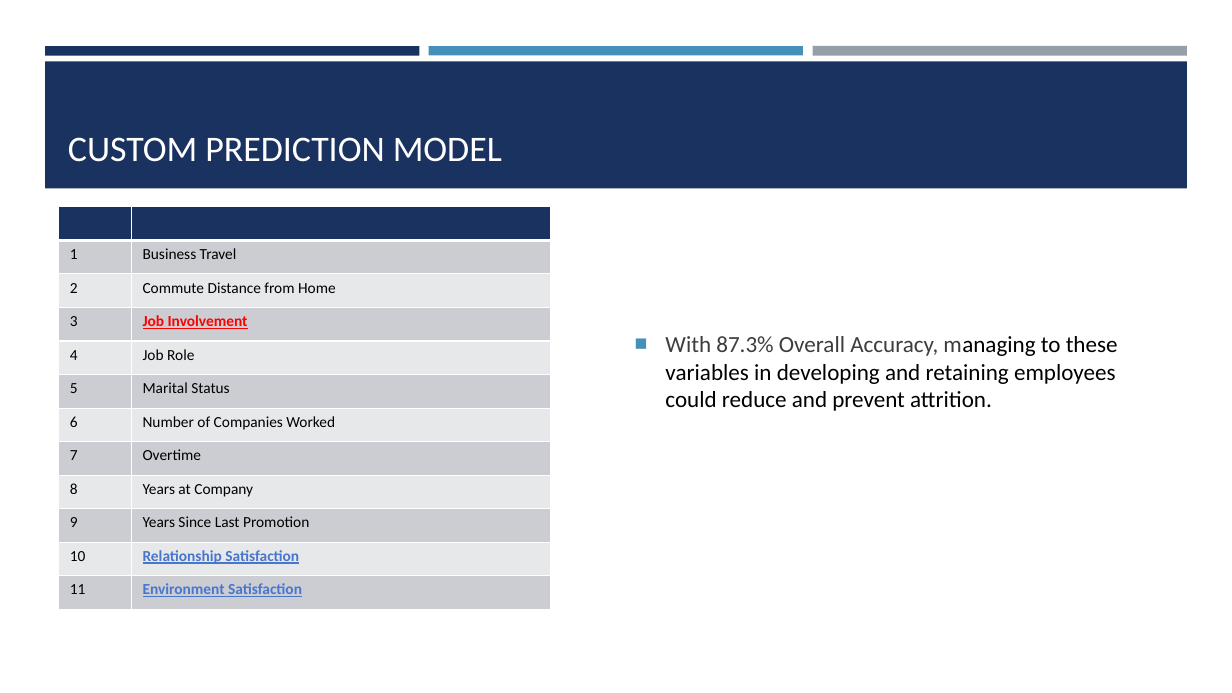
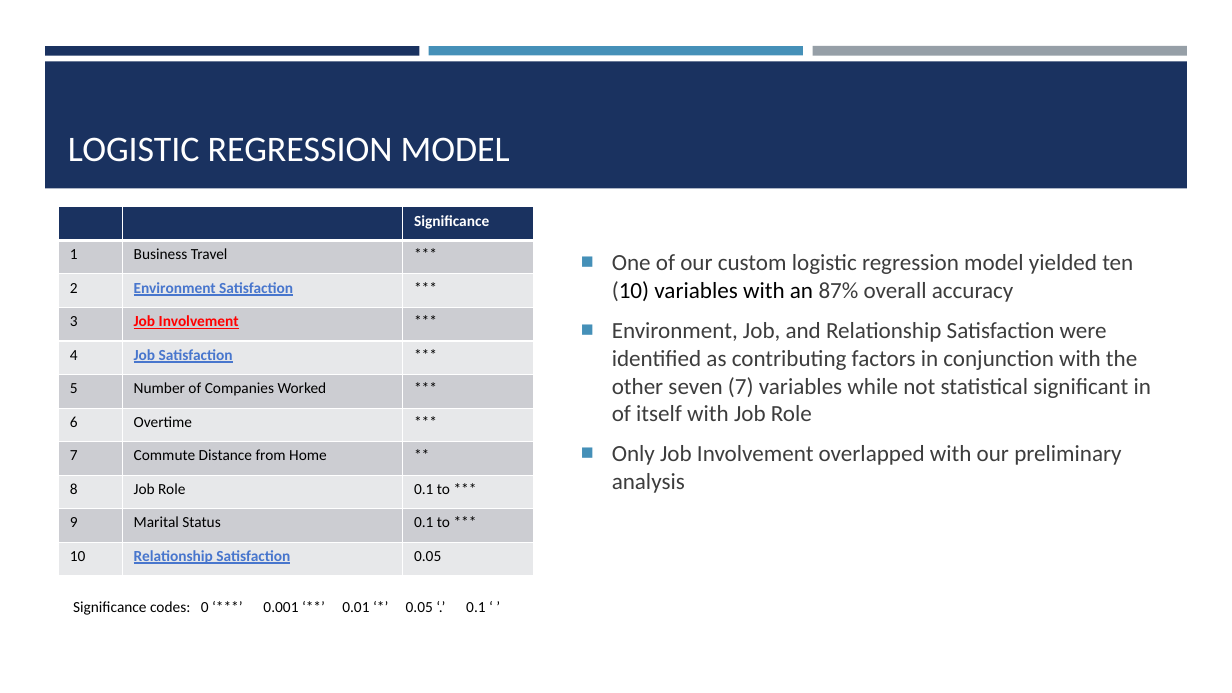
Before and after one commit to SamOnalaja/MSDS6306-404_CS2, a slide deck: slide 10 of pres/MLTran_CaseStudy_2_Presentation.pptx. Drawn at 1232x693 pixels with LibreOffice and Linux fonts; fonts in the diff are those of the drawing. Boxes give left, top, right and bottom in pixels: in the first picture for what was removed or moved away, otherwise in the second. Text is boxed around its words. In the diff, an @@ line names an element or a change of style, - is before the commit and + after.

```diff
--- a/pres/MLTran_CaseStudy_2_Presentation.pptx
+++ b/pres/MLTran_CaseStudy_2_Presentation.pptx
@@ title at (x1=68, y1=137, x2=510, y2=162): text changed @@
-CUSTOM PREDICTION MODEL
+LOGISTIC REGRESSION MODEL
@@ table at (x1=59, y1=207, x2=534, y2=576) @@
- | 
-1 | Business Travel
-2 | Commute Distance from Home
-3 | Job Involvement
-4 | Job Role
-5 | Marital Status
-6 | Number of Companies Worked
-7 | Overtime
-8 | Years at Company
-9 | Years Since Last Promotion
-10 | Relationship Satisfaction
-11 | Environment Satisfaction
+ |  | Significance
+1 | Business Travel | ***
+2 | Environment Satisfaction | ***
+3 | Job Involvement | ***
+4 | Job Satisfaction | ***
+5 | Number of Companies Worked | ***
+6 | Overtime | ***
+7 | Commute Distance from Home | **
+8 | Job Role | 0.1 to ***
+9 | Marital Status | 0.1 to ***
+10 | Relationship Satisfaction | 0.05
@@ table resized from (x1=59, y1=207, x2=552, y2=610) to (x1=59, y1=207, x2=534, y2=576) @@
@@ text at (x1=612, y1=254, x2=1151, y2=493): text changed; text colour #000000 to #3D3D3D @@
-■ With 87.3% Overall Accuracy, managing to these variables in developing and retaining employees could reduce and prevent attrition.
+■ One of our custom logistic regression model yielded ten (10) variables with an 87% overall accuracy
+■ Environment, Job, and Relationship Satisfaction were identified as contributing factors in conjunction with the other seven (7) variables while not statistical significant in of itself with Job Role
+■ Only Job Involvement overlapped with our preliminary analysis
@@ text added at (x1=73, y1=601, x2=485, y2=615), 12 pt, text #000000 @@
+Significance codes: 0 ‘***’ 0.001 ‘**’ 0.01 ‘*’ 0.05 ‘.’ 0.1 ‘ ’
```
Also in this commit, not shown: 8 other slides changed, 2 slides added, 1 slide removed, 3 other files.
